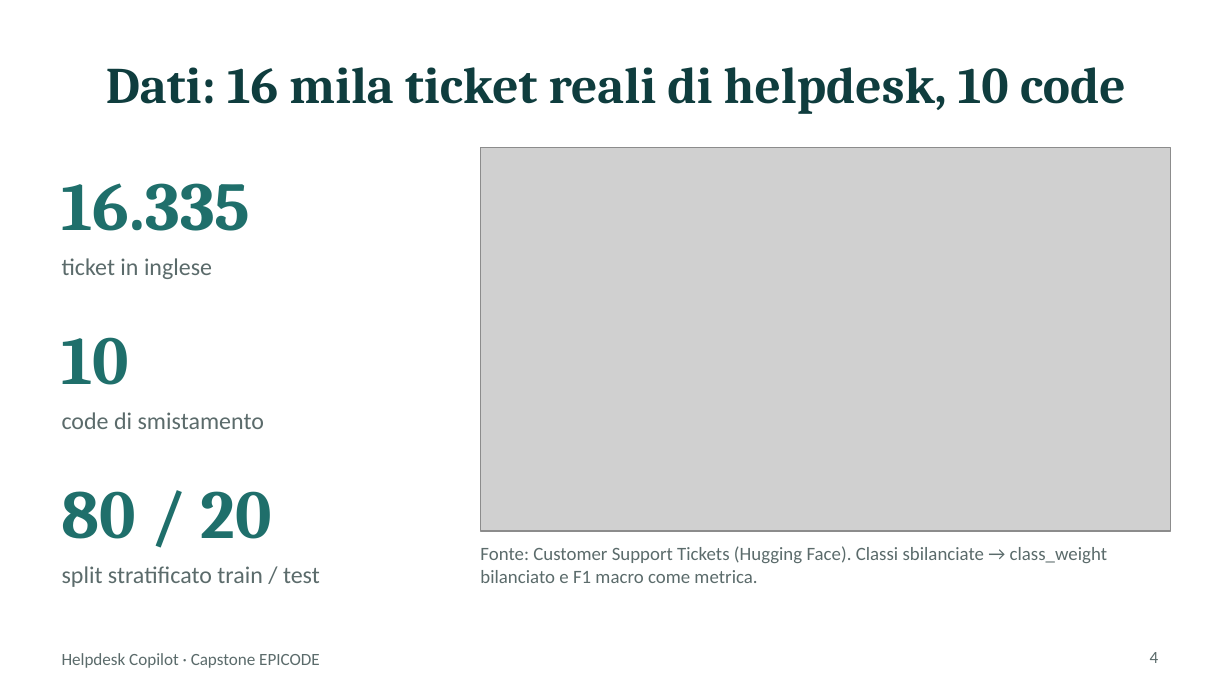
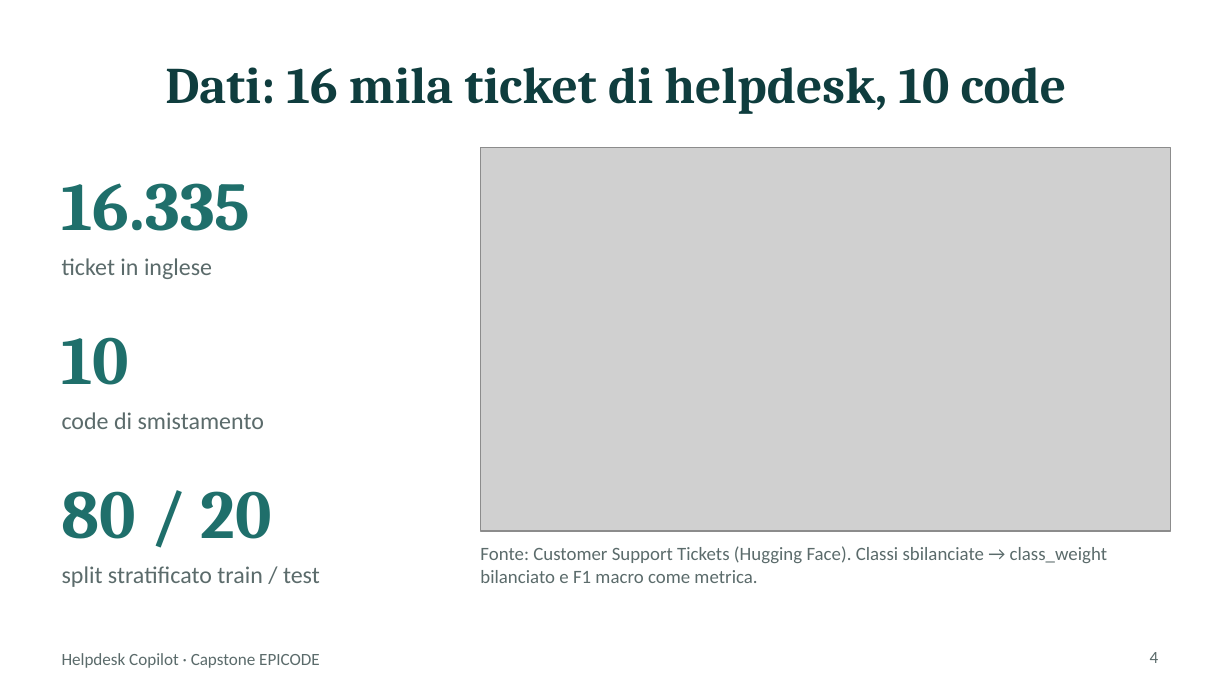
Before and after one commit to GioForna/epicode_final_project, a slide deck: slide 4 of presentazione.pptx. Drawn at 1232x693 pixels with LibreOffice and Linux fonts; fonts in the diff are those of the drawing; grey boxes stand for pictures. Boxes give left, top, right and bottom in pixels: in the first picture for what was removed or moved away, otherwise in the second. Text is boxed around its words. In the diff, an @@ line names an element or a change of style, - is before the commit and + after.

Commit message:
Fix mascheramento IP nei guardrail e dicitura dataset nella slide 4

```diff
--- a/presentazione.pptx
+++ b/presentazione.pptx
@@ title at bbox=[165, 67, 1067, 114]: text changed @@
-Dati: 16 mila ticket reali di helpdesk, 10 code
+Dati: 16 mila ticket di helpdesk, 10 code
```
Also in this commit, not shown: 1 other slide changed, 1 other file.
